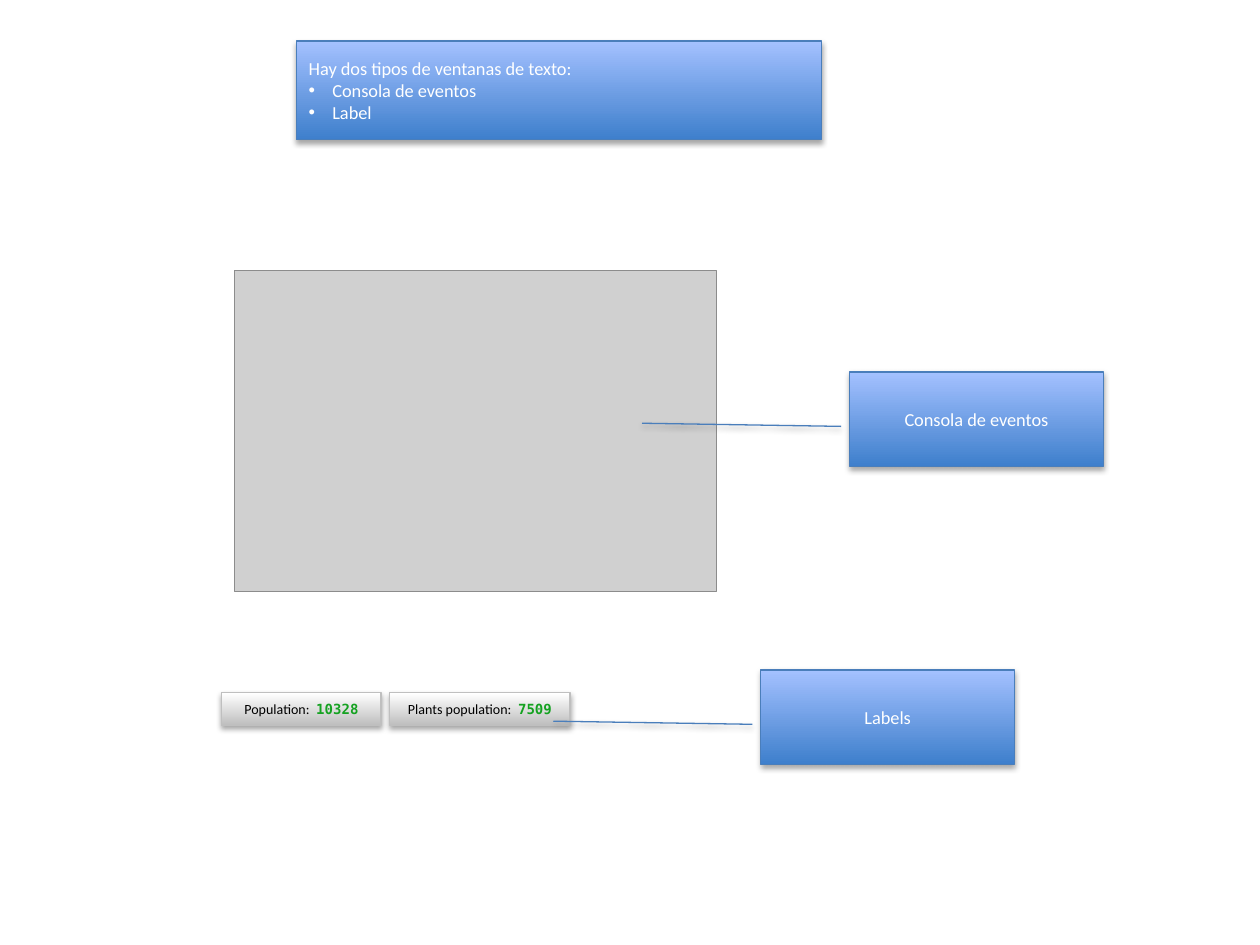
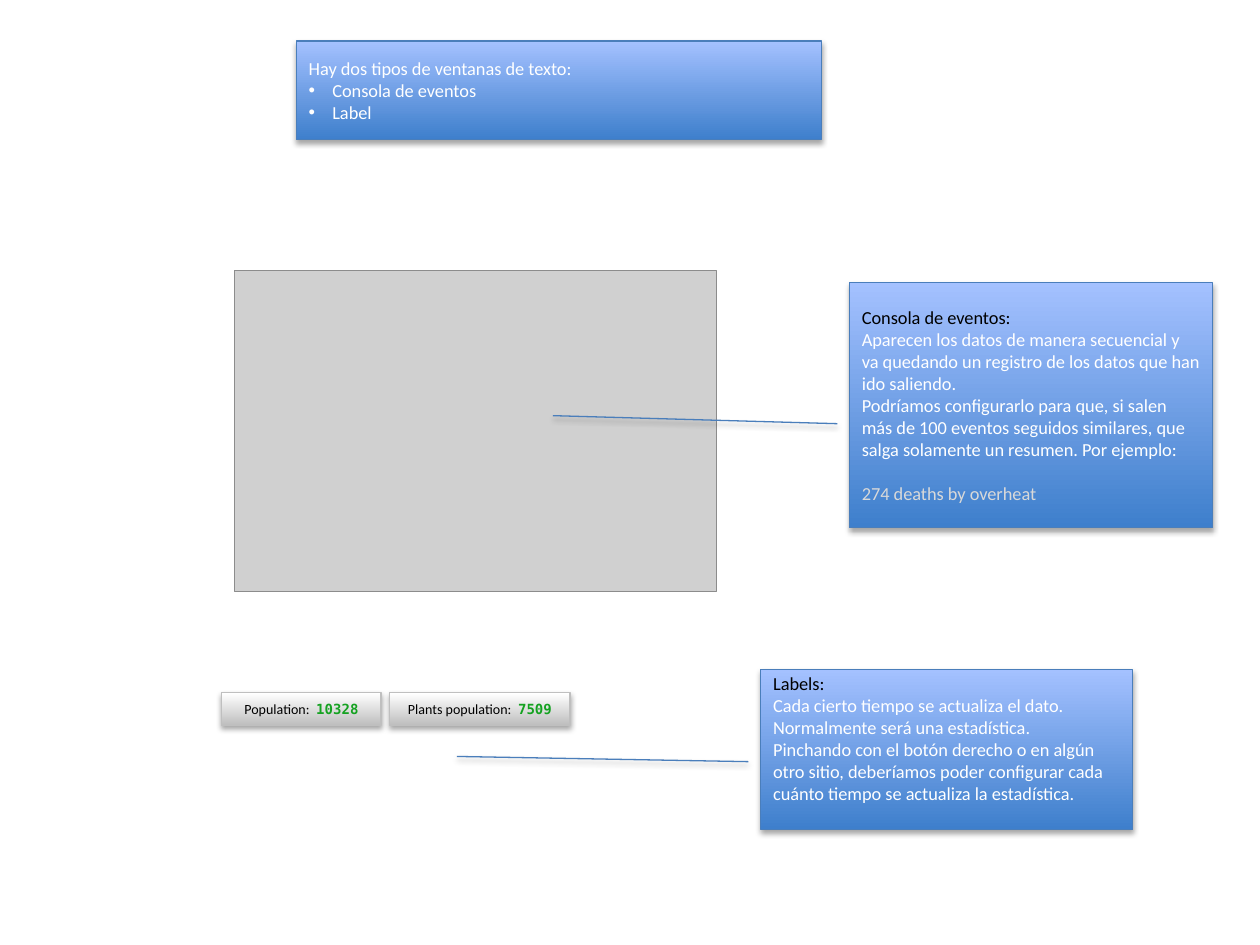
Before and after one commit to salasgar/Archivos-de-Ecosistem, a slide deck: slide 5 of Boceto 1 interfaz Ecosystem.pptx. Drawn at 1260x945 pixels with LibreOffice and Linux fonts; fonts in the diff are those of the drawing; grey boxes stand for pictures. Boxes give left, top, right and bottom in pixels: in the first picture for what was removed or moved away, otherwise in the second. Text is boxed around its words. In the diff, an @@ line names an element or a change of style, - is before the commit and + after.

```diff
--- a/Boceto 1 interfaz Ecosystem.pptx
+++ b/Boceto 1 interfaz Ecosystem.pptx
@@ border callout "Consola de eventos:": place and size @@
-border callout "Consola de eventos:" at box(849, 372, 1104, 466)
+border callout "Consola de eventos:" at box(849, 282, 1212, 528)
@@ text in border callout at box(862, 311, 1200, 503): text changed @@
-Consola de eventos
+Consola de eventos:
+Aparecen los datos de manera secuencial y va quedando un registro de los datos que han ido saliendo.
+Podríamos configurarlo para que, si salen más de 100 eventos seguidos similares, que salga solamente un resumen. Por ejemplo:
+274 deaths by overheat
@@ border callout "Labels:": place and size @@
-border callout "Labels:" at box(761, 670, 1016, 765)
+border callout "Labels:" at box(761, 670, 1133, 830)
@@ text in border callout at box(773, 677, 1103, 803): text changed @@
-Labels
+Labels:
+Cada cierto tiempo se actualiza el dato. Normalmente será una estadística.
+Pinchando con el botón derecho o en algún otro sitio, deberíamos poder configurar cada cuánto tiempo se actualiza la estadística.
```
Also in this commit, not shown: 3 other slides changed.
